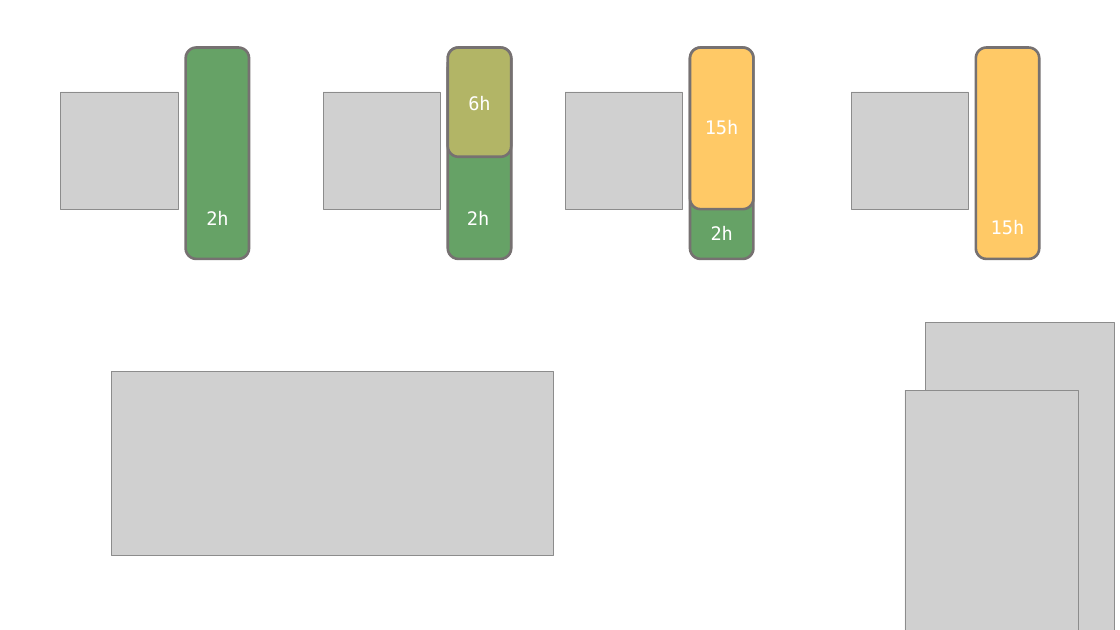
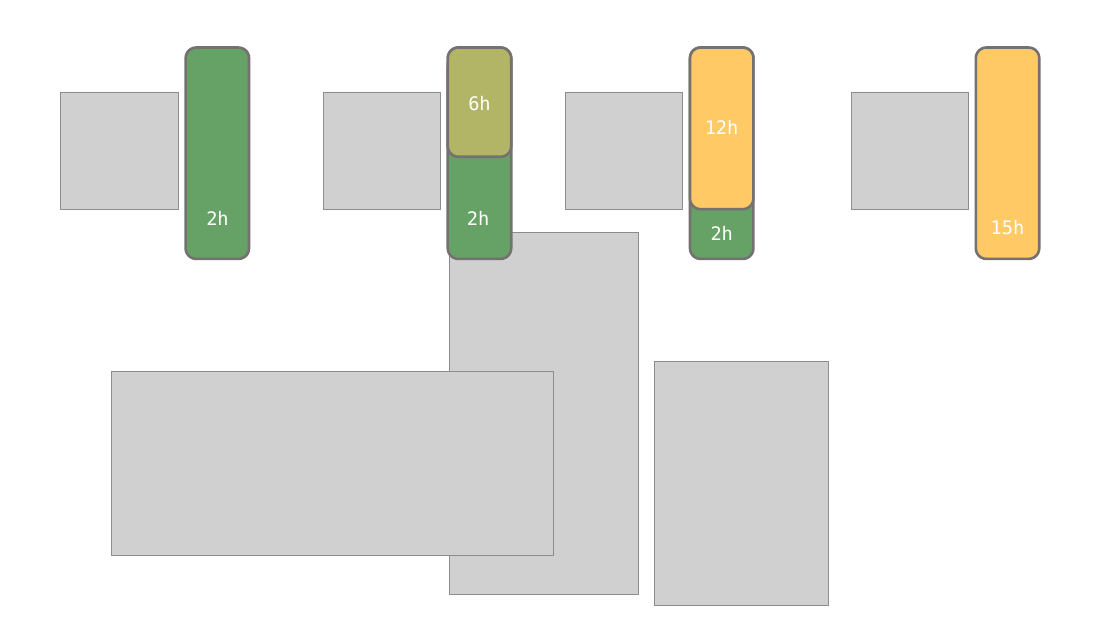
Before and after one commit to cvmartin/eflows.site, a slide deck: slide 7 of support/support_eflows.pptx. Drawn at 1120x630 pixels with LibreOffice and Linux fonts; fonts in the diff are those of the drawing; grey boxes stand for pictures. Boxes give left, top, right and bottom in pixels: in the first picture for what was removed or moved away, otherwise in the second. Text is boxed around its words. In the diff, an @@ line names an element or a change of style, - is before the commit and + after.

```diff
--- a/support/support_eflows.pptx
+++ b/support/support_eflows.pptx
@@ text at (x1=705, y1=120, x2=739, y2=134): text changed @@
-15h
+12h
@@ picture resized from (x1=925, y1=323, x2=1114, y2=630) to (x1=450, y1=233, x2=639, y2=595) @@
@@ picture resized from (x1=905, y1=390, x2=1078, y2=630) to (x1=655, y1=361, x2=828, y2=606) @@
```
Also in this commit, not shown: 3 other slides changed, 1 slide added, 8 other files.
